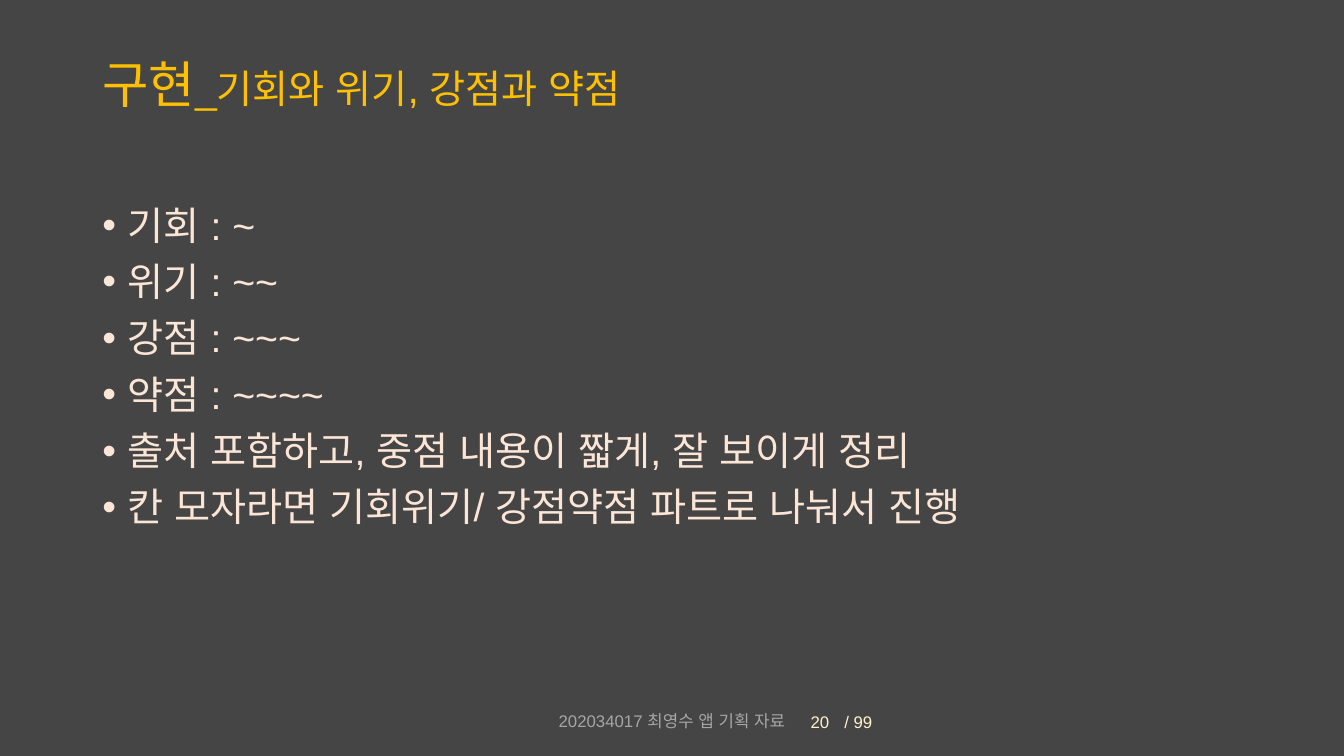
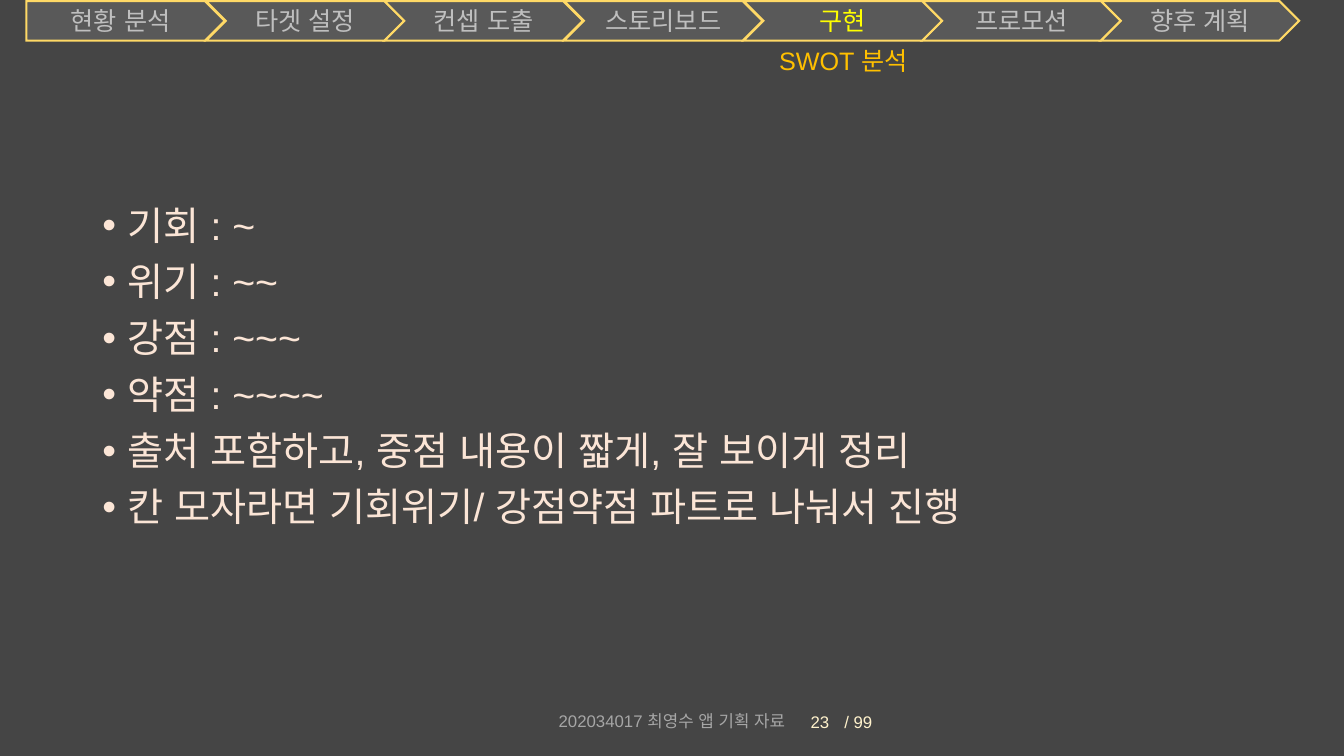
Before and after one commit to Chronos410/PartyCompetition, a slide deck: slide 23 of 대충 설계도.pptx (slide 20 before the commit). Drawn at 1344x756 pixels with LibreOffice and Linux fonts; fonts in the diff are those of the drawing. Boxes give left, top, right and bottom in pixels: in the first picture for what was removed or moved away, otherwise in the second. Text is boxed around its words. In the diff, an @@ line names an element or a change of style, - is before the commit and + after.

```diff
--- a/대충 설계도.pptx
+++ b/대충 설계도.pptx
@@ group added at <box>26,1,1300,40</box>: 6 chevrons, 1 pentagon arrow @@
+현황 분석
+타겟 설정
+스토리보드
+컨셉 도출
+향후 계획
+프로모션
+구현
@@ title added at <box>779,49,907,72</box>, 18 pt, text #FFC000 @@
+SWOT 분석
@@ title removed at <box>102,61,621,111</box> @@
-구현_기회와 위기, 강점과 약점
@@ page number at <box>811,716,830,728</box>: text changed @@
-20
+23
```
Also in this commit, not shown: 19 other slides changed, 5 slides added, 5 other files.
